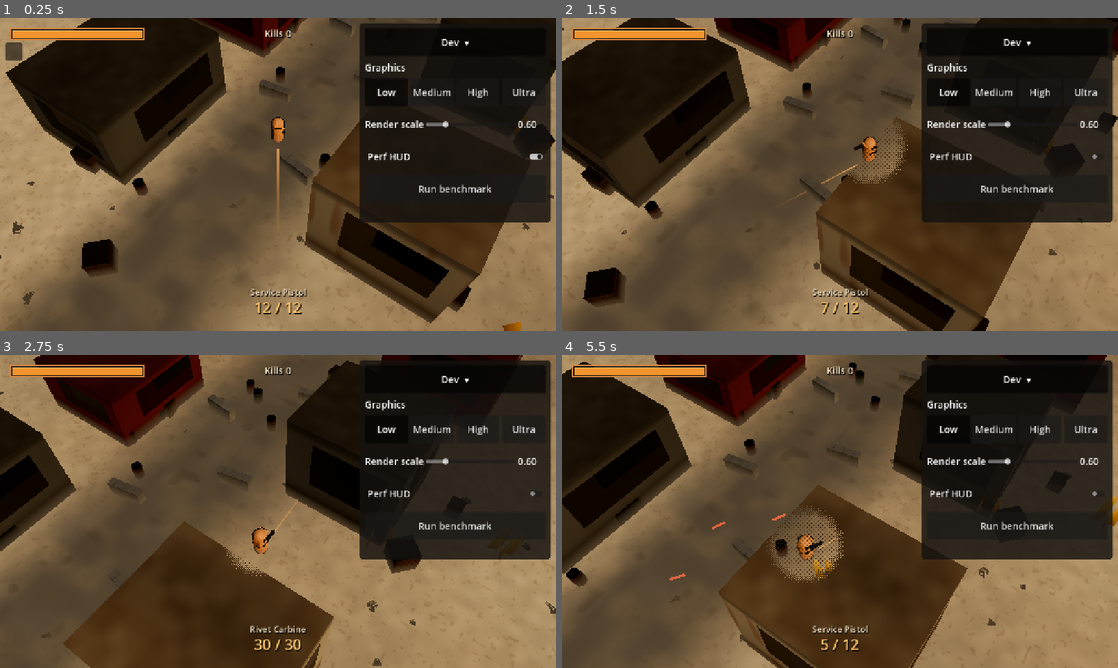
Above: before the commit, frames 1-4 (two rows, left to right).
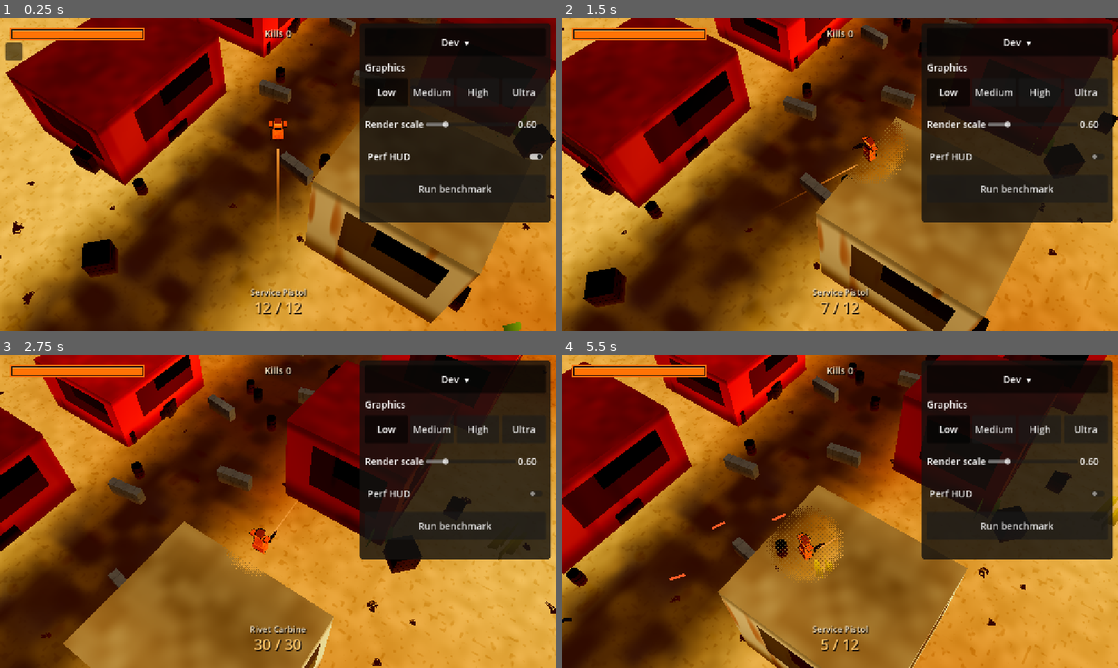
Above: after the commit, the same moments.

Repository: jimmylovnjames/fallout-shooter
Game: Godot game, scene res://src/main/main.tscn
Same seed, same stepped clock (60 frames per second), same inputs: the game is played once before the commit and once after it.
Inputs (mouse positions are in pixels of both pictures, inside the frame that each line leads up to):
- Up to frame 1 (0.25 s): no input
- Up to frame 2 (1.5 s): tap Enter at 0.5 s; move the mouse to (962, 158) at 0.52 s; press the mouse at (962, 158) at 0.53 s; hold D (move_right) 0.53-1.25 s; release the mouse at (962, 158) at 1.25 s; drag from (728, 190) to (812, 237) at 1.27 s
- Up to frame 3 (2.75 s): move the mouse to (333, 442) at 2.02 s; hold D (move_right) from 2.03 s (still down); hold Q (swap_weapon) from 2.03 s (still down)
- Up to frame 4 (5.5 s): release D (move_right) at 2.75 s; release Q (swap_weapon) at 2.75 s; drag from (812, 574) to (673, 464) at 2.77 s; move the mouse to (1006, 558) at 3.52 s; hold A (move_left) 3.53-4.25 s; tap Alt at 3.6 s; tap R (reload) at 4.15 s; drag from (673, 464) to (756, 433) at 4.27 s; move the mouse to (867, 511) at 5.02 s; hold S (move_down) from 5.03 s (still down); tap Tab at 5.1 s; click (867, 511) at 5.17 s

The runs differ from the first frame. In frame 1, 74% of the frame differs, in the area x 0-100%, y 0-100%; in frame 2, 74%; in frame 3, 75%; in frame 4, 75%.

Commit message:
Give the player and scavengers different vivid silhouettes.
The player is a wide coat, square helmet and sidearm in saturated orange.
Scavengers are a round hood, junk pack and long pipe in cyan. Sun, ground
and buildings shift to a higher-contrast palette so those shapes separate.

Co-authored-by: jimmylovnjames <jimmylovnjames@users.noreply.github.com>

Diff:
--- a/data/actors/player.tres
+++ b/data/actors/player.tres
@@ -11,5 +11,5 @@
 acceleration = 45.0
 deceleration = 60.0
 turn_speed_deg = 1080.0
-tint = Color(0.9, 0.5, 0.2, 1)
+tint = Color(1, 0.36, 0.02, 1)
 loadout = Array[StringName]([&"wpn_service_pistol", &"wpn_rivet_carbine"])
--- a/data/actors/scavenger.tres
+++ b/data/actors/scavenger.tres
@@ -11,7 +11,7 @@
 acceleration = 30.0
 deceleration = 40.0
 turn_speed_deg = 540.0
-tint = Color(0.35, 0.38, 0.33, 1)
+tint = Color(0.02, 0.62, 0.78, 1)
 loadout = Array[StringName]([&"wpn_scav_repeater"])
 sight_range_m = 18.0
 fov_deg = 140.0
--- /dev/null
+++ b/src/actors/actor_meshes.gd
@@ -0,0 +1,51 @@
+class_name ActorMeshes
+extends RefCounted
+## Stylized silhouettes for the top-down camera. Each result is ONE surface (D030).
+## Vertex alpha 1 is cloth and takes the actor tint. Alpha 0 is gear and keeps its colour:
+## warm gear lamps amber, cold gear lamps cyan (see actor.gdshader).
+
+
+static func player() -> ArrayMesh:
+	var parts: Array[Dictionary] = [
+		_box(Vector3(0.46, 0.72, 0.32), Vector3(0, 1.08, 0.02), Color(1, 1, 1, 1)),
+		_box(Vector3(0.66, 0.42, 0.4), Vector3(0, 0.5, 0.04), Color(0.92, 0.9, 0.88, 1)),
+		_box(Vector3(0.22, 0.14, 0.3), Vector3(-0.4, 1.4, 0), Color(0.82, 0.78, 0.74, 1)),
+		_box(Vector3(0.22, 0.14, 0.3), Vector3(0.4, 1.4, 0), Color(0.82, 0.78, 0.74, 1)),
+		_box(Vector3(0.34, 0.26, 0.32), Vector3(0, 1.62, -0.02), Color(0.32, 0.08, 0.02, 0)),
+		_box(Vector3(0.38, 0.1, 0.08), Vector3(0, 1.64, -0.2), Color(1, 0.42, 0.05, 0)),
+		_box(Vector3(0.4, 0.08, 0.34), Vector3(0, 1.22, -0.02), Color(0.1, 0.09, 0.08, 0)),
+		_box(Vector3(0.14, 0.16, 0.2), Vector3(-0.14, 0.1, 0.02), Color(0.08, 0.07, 0.06, 0)),
+		_box(Vector3(0.14, 0.16, 0.2), Vector3(0.14, 0.1, 0.02), Color(0.08, 0.07, 0.06, 0)),
+		_box(Vector3(0.09, 0.11, 0.42), Vector3(0.42, 1.08, -0.42), Color(0.18, 0.07, 0.03, 0)),
+		_box(Vector3(0.05, 0.05, 0.28), Vector3(0.42, 1.12, -0.72), Color(0.28, 0.12, 0.04, 0)),
+		_box(Vector3(0.08, 0.16, 0.09), Vector3(0.42, 0.94, -0.26), Color(0.14, 0.06, 0.03, 0)),
+	]
+	return MeshMerge.merge(parts)
+
+
+static func scavenger() -> ArrayMesh:
+	var parts: Array[Dictionary] = [
+		_box(Vector3(0.36, 0.62, 0.28), Vector3(0, 0.92, 0.04), Color(1, 1, 1, 1)),
+		_box(Vector3(0.48, 0.22, 0.34), Vector3(0.06, 0.48, 0.06), Color(0.7, 0.74, 0.76, 1)),
+		_sphere(0.28, Vector3(0, 1.52, 0.02), Color(0.78, 0.82, 0.84, 1)),
+		_box(Vector3(0.2, 0.06, 0.06), Vector3(0, 1.5, -0.24), Color(0.15, 0.82, 0.95, 0)),
+		_box(Vector3(0.5, 0.46, 0.3), Vector3(0, 1.12, 0.32), Color(0.45, 0.5, 0.52, 1)),
+		_box(Vector3(0.1, 0.34, 0.22), Vector3(-0.32, 1.28, 0.02), Color(0.55, 0.32, 0.12, 0)),
+		_box(Vector3(0.08, 0.08, 1.15), Vector3(0.02, 1.02, -0.62), Color(0.14, 0.13, 0.12, 0)),
+	]
+	return MeshMerge.merge(parts)
+
+
+static func _box(size: Vector3, pos: Vector3, color: Color) -> Dictionary:
+	var mesh := BoxMesh.new()
+	mesh.size = size
+	return {"mesh": mesh, "transform": Transform3D(Basis(), pos), "color": color}
+
+
+static func _sphere(radius: float, pos: Vector3, color: Color) -> Dictionary:
+	var mesh := SphereMesh.new()
+	mesh.radius = radius
+	mesh.height = radius * 2.0
+	mesh.radial_segments = 8
+	mesh.rings = 4
+	return {"mesh": mesh, "transform": Transform3D(Basis(), pos), "color": color}
--- a/src/actors/actor_visual.gd
+++ b/src/actors/actor_visual.gd
@@ -1,16 +1,21 @@
 class_name ActorVisual
 extends Node3D
-## Greybox actor body: one merged surface + outline pass, shared by every actor. Per-actor look
-## (tint, hit flash, dissolve) goes through instance uniforms, so no material is ever duplicated.
+## Actor body: one merged surface + outline pass. Player and scavenger use different meshes and
+## share one material. Tint, hit flash and dissolve are instance uniforms.
 
 signal dissolved
+
+enum Silhouette { PLAYER, SCAVENGER }
 
 const ACTOR_SHADER := preload("res://src/shaders/actor.gdshader")
 const OUTLINE_SHADER := preload("res://src/shaders/outline_hull.gdshader")
 const FLASH_DECAY_PER_S := 9.0
 
-static var _shared_mesh: ArrayMesh
+static var _player_mesh: ArrayMesh
+static var _scavenger_mesh: ArrayMesh
 static var _shared_material: ShaderMaterial
+
+@export var silhouette: Silhouette = Silhouette.SCAVENGER
 
 var _mi: MeshInstance3D
 var _tint := Color.WHITE
@@ -22,7 +27,7 @@
 func _ready() -> void:
 	_mi = MeshInstance3D.new()
 	_mi.name = "Body"
-	_mi.mesh = shared_mesh()
+	_mi.mesh = mesh_for(silhouette)
 	_mi.material_override = shared_material()
 	add_child(_mi)
 	_mi.set_instance_shader_parameter(&"tint", _tint)
@@ -83,39 +88,26 @@
 	return _shared_material
 
 
-## Capsule body (tintable), yoke, pack, amber visor, and a dark weapon along -Z (forward).
+static func mesh_for(kind: Silhouette) -> ArrayMesh:
+	match kind:
+		Silhouette.PLAYER:
+			return player_mesh()
+		_:
+			return scavenger_mesh()
+
+
+## Player silhouette. Kept so existing callers still get one outlined surface.
 static func shared_mesh() -> ArrayMesh:
-	if _shared_mesh == null:
-		var body := CapsuleMesh.new()
-		body.radius = 0.35
-		body.height = 1.8
-		body.radial_segments = 12
-		body.rings = 4
-		var yoke := BoxMesh.new()
-		yoke.size = Vector3(0.74, 0.14, 0.32)
-		var belt := BoxMesh.new()
-		belt.size = Vector3(0.7, 0.1, 0.42)
-		var pack := BoxMesh.new()
-		pack.size = Vector3(0.36, 0.42, 0.18)
-		var visor := BoxMesh.new()
-		visor.size = Vector3(0.4, 0.1, 0.12)
-		var gun := BoxMesh.new()
-		gun.size = Vector3(0.1, 0.12, 0.72)
-		var parts: Array[Dictionary] = [
-			{"mesh": body, "transform": Transform3D(Basis(), Vector3(0, 0.9, 0)), "color": Color(1, 1, 1, 1)},
-			{"mesh": yoke, "transform": Transform3D(Basis(), Vector3(0, 1.42, 0)), "color": Color(0.16, 0.15, 0.14, 0)},
-			{"mesh": belt, "transform": Transform3D(Basis(), Vector3(0, 0.98, 0)), "color": Color(0.12, 0.1, 0.09, 0)},
-			{"mesh": pack, "transform": Transform3D(Basis(), Vector3(0, 1.18, 0.3)), "color": Color(0.7, 0.66, 0.6, 1)},
-			{
-				"mesh": visor,
-				"transform": Transform3D(Basis(), Vector3(0, 1.52, -0.3)),
-				"color": Color(0.95, 0.42, 0.08, 0)
-			},
-			{
-				"mesh": gun,
-				"transform": Transform3D(Basis(), Vector3(0.32, 1.12, -0.42)),
-				"color": Color(0.16, 0.15, 0.14, 0)
-			},
-		]
-		_shared_mesh = MeshMerge.merge(parts)
-	return _shared_mesh
+	return player_mesh()
+
+
+static func player_mesh() -> ArrayMesh:
+	if _player_mesh == null:
+		_player_mesh = ActorMeshes.player()
+	return _player_mesh
+
+
+static func scavenger_mesh() -> ArrayMesh:
+	if _scavenger_mesh == null:
+		_scavenger_mesh = ActorMeshes.scavenger()
+	return _scavenger_mesh
--- a/src/actors/enemy/enemy.tscn
+++ b/src/actors/enemy/enemy.tscn
@@ -21,6 +21,7 @@
 
 [node name="Visual" type="Node3D" parent="."]
 script = ExtResource("2_visual")
+silhouette = 1
 
 [node name="Health" type="Node" parent="."]
 script = ExtResource("3_health")
--- a/src/actors/player/player.tscn
+++ b/src/actors/player/player.tscn
@@ -29,6 +29,7 @@
 
 [node name="Visual" type="Node3D" parent="."]
 script = ExtResource("2_visual")
+silhouette = 0
 
 [node name="Health" type="Node" parent="."]
 script = ExtResource("3_health")
--- a/src/shaders/actor.gdshader
+++ b/src/shaders/actor.gdshader
@@ -30,16 +30,18 @@
 	float grain = hash13(floor(obj_pos * 9.0));
 	base *= mix(0.9, 1.06, grain * cloth + (1.0 - cloth));
 	float grime = smoothstep(1.15, 0.12, obj_pos.y);
-	base = mix(base, base * vec3(0.7, 0.6, 0.48), grime * 0.4 * cloth);
+	base = mix(base, base * vec3(0.72, 0.62, 0.5), grime * 0.18 * cloth);
 	float warmth = base.r - base.b;
 	float visor = gear * smoothstep(0.2, 0.45, warmth);
+	float cold_lamp = gear * smoothstep(0.2, 0.45, -warmth);
 	ALBEDO = mix(base, vec3(1.0), hit_flash * 0.85);
-	ROUGHNESS = mix(mix(0.72, 0.4, gear), 0.25, visor);
-	METALLIC = mix(0.04, 0.62, gear) * (1.0 - visor);
+	ROUGHNESS = mix(mix(0.72, 0.4, gear), 0.22, max(visor, cold_lamp));
+	METALLIC = mix(0.04, 0.62, gear) * (1.0 - max(visor, cold_lamp));
 	SPECULAR = mix(0.3, 0.55, gear);
 	float edge = dissolve > 0.0 ? step(n, dissolve + 0.08) : 0.0;
 	float rim = pow(1.0 - clamp(dot(normalize(NORMAL), normalize(VIEW)), 0.0, 1.0), 2.6);
-	vec3 rim_col = vec3(1.0, 0.72, 0.48);
+	vec3 rim_col = vec3(1.0, 0.82, 0.45);
 	EMISSION = hit_flash * vec3(1.0, 0.85, 0.7) * 1.5 + edge * dissolve_edge * 3.0;
-	EMISSION += rim * rim_col * 0.08 + visor * vec3(1.0, 0.46, 0.1) * 0.55;
+	EMISSION += rim * rim_col * 0.1;
+	EMISSION += visor * vec3(1.0, 0.4, 0.05) * 0.85 + cold_lamp * vec3(0.15, 0.75, 1.0) * 0.9;
 }
--- a/src/shaders/ground.gdshader
+++ b/src/shaders/ground.gdshader
@@ -4,9 +4,9 @@
 #include "res://src/shaders/noise.gdshaderinc"
 render_mode cull_back, diffuse_burley, specular_schlick_ggx;
 
-uniform vec3 sand_hi : source_color = vec3(0.78, 0.66, 0.46);
-uniform vec3 sand_lo : source_color = vec3(0.4, 0.33, 0.24);
-uniform vec3 asphalt : source_color = vec3(0.14, 0.13, 0.12);
+uniform vec3 sand_hi : source_color = vec3(0.96, 0.78, 0.32);
+uniform vec3 sand_lo : source_color = vec3(0.55, 0.22, 0.1);
+uniform vec3 asphalt : source_color = vec3(0.06, 0.07, 0.1);
 uniform float road_half_width = 3.05;
 uniform float road_half_length = 46.0;
 
--- a/src/shaders/outline_hull.gdshader
+++ b/src/shaders/outline_hull.gdshader
@@ -4,8 +4,8 @@
 shader_type spatial;
 render_mode unshaded, cull_front, shadows_disabled, depth_draw_opaque;
 
-uniform vec4 outline_color : source_color = vec4(0.1, 0.06, 0.035, 1.0);
-uniform float thickness : hint_range(0.0, 0.2) = 0.028;
+uniform vec4 outline_color : source_color = vec4(0.02, 0.02, 0.03, 1.0);
+uniform float thickness : hint_range(0.0, 0.2) = 0.032;
 instance uniform float dissolve : hint_range(0.0, 1.0), instance_index(2) = 0.0;
 
 void vertex() {
--- a/src/ui/hud/hud.gd
+++ b/src/ui/hud/hud.gd
@@ -84,10 +84,10 @@
 			draw_rect(Rect2(size.x - band, band, band, size.y - band * 2.0), c)
 	var origin := Vector2(16, 16)
 	var plate := Rect2(origin, BAR_SIZE).grow(4.0)
-	draw_rect(plate, Color(0.05, 0.035, 0.025, 0.78))
-	draw_rect(plate, Color(0.9, 0.58, 0.28, 0.9), false, 1.5)
+	draw_rect(plate, Color(0.02, 0.02, 0.03, 0.88))
+	draw_rect(plate, Color(1.0, 0.45, 0.05, 1.0), false, 2.0)
 	var f := clampf(_health_shown / _health_max, 0.0, 1.0)
-	var col := Color(0.72, 0.18, 0.08) if f < 0.3 else Color(0.95, 0.58, 0.18)
+	var col := Color(0.9, 0.08, 0.12) if f < 0.3 else Color(1.0, 0.45, 0.02)
 	draw_rect(Rect2(origin, Vector2(BAR_SIZE.x * f, BAR_SIZE.y)), col)
 	if f > 0.0:
 		draw_rect(Rect2(origin, Vector2(BAR_SIZE.x * f, 3.0)), Color(1.0, 0.86, 0.55, 0.75))
--- a/src/world/environments/haze_field.gd
+++ b/src/world/environments/haze_field.gd
@@ -77,7 +77,7 @@
 		var s := rng.randf_range(0.65, 1.35)
 		var basis := Basis(Vector3.UP, rng.randf() * TAU).scaled(Vector3(s, rng.randf_range(0.7, 1.25), s))
 		xforms.append(Transform3D(basis, Vector3(x, 0.0, z)))
-		colors.append(Color(0.98, 0.82, 0.34).lerp(Color(0.78, 0.62, 0.24), rng.randf()))
+		colors.append(Color(0.98, 0.86, 0.12).lerp(Color(0.55, 0.72, 0.18), rng.randf()))
 	var mm := MultiMesh.new()
 	mm.transform_format = MultiMesh.TRANSFORM_3D
 	mm.use_colors = true
--- a/src/world/environments/sun_rig.gd
+++ b/src/world/environments/sun_rig.gd
@@ -11,14 +11,14 @@
 
 func _ready() -> void:
 	rotation_degrees = Vector3(-elevation_deg, azimuth_deg, 0.0)
-	light_color = Color(1.0, 0.9, 0.74)
-	light_energy = 1.28
+	light_color = Color(1.0, 0.95, 0.82)
+	light_energy = 1.5
 	light_specular = 0.48
 	light_indirect_energy = 1.1
 	directional_shadow_mode = DirectionalLight3D.SHADOW_ORTHOGONAL
 	directional_shadow_max_distance = 62.0
 	directional_shadow_fade_start = 0.82
-	shadow_opacity = 0.8
+	shadow_opacity = 0.92
 	shadow_blur = 1.55
 	shadow_bias = 0.035
 	shadow_normal_bias = 0.7
--- a/src/world/environments/wasteland_day.tres
+++ b/src/world/environments/wasteland_day.tres
@@ -1,12 +1,12 @@
 [gd_resource type="Environment" load_steps=3 format=3]
 
 [sub_resource type="ProceduralSkyMaterial" id="sky_mat"]
-sky_top_color = Color(0.27, 0.4, 0.62, 1)
-sky_horizon_color = Color(0.93, 0.72, 0.5, 1)
-sky_curve = 0.12
-sky_energy_multiplier = 1.05
-ground_bottom_color = Color(0.22, 0.18, 0.14, 1)
-ground_horizon_color = Color(0.75, 0.58, 0.4, 1)
+sky_top_color = Color(0.1, 0.28, 0.82, 1)
+sky_horizon_color = Color(1, 0.48, 0.12, 1)
+sky_curve = 0.15
+sky_energy_multiplier = 1.08
+ground_bottom_color = Color(0.28, 0.14, 0.06, 1)
+ground_horizon_color = Color(0.95, 0.45, 0.12, 1)
 ground_curve = 0.18
 sun_angle_max = 16.0
 sun_curve = 0.08
@@ -19,8 +19,8 @@
 background_mode = 2
 sky = SubResource("sky")
 ambient_light_source = 3
-ambient_light_sky_contribution = 0.8
-ambient_light_energy = 0.55
+ambient_light_sky_contribution = 0.65
+ambient_light_energy = 0.38
 tonemap_mode = 4
 tonemap_exposure = 1.0
 tonemap_white = 8.0
@@ -31,14 +31,14 @@
 glow_hdr_threshold = 1.35
 glow_blend_mode = 2
 fog_enabled = true
-fog_light_color = Color(0.78, 0.68, 0.52, 1)
-fog_sun_scatter = 0.18
-fog_density = 0.00035
-fog_aerial_perspective = 0.22
-fog_sky_affect = 0.25
-fog_height = 0.9
-fog_height_density = 0.16
+fog_light_color = Color(0.95, 0.55, 0.22, 1)
+fog_sun_scatter = 0.22
+fog_density = 0.0002
+fog_aerial_perspective = 0.1
+fog_sky_affect = 0.15
+fog_height = 0.6
+fog_height_density = 0.08
 adjustment_enabled = true
-adjustment_brightness = 1.02
-adjustment_contrast = 1.08
-adjustment_saturation = 0.94
+adjustment_brightness = 1.04
+adjustment_contrast = 1.16
+adjustment_saturation = 1.22
--- a/src/world/proving_grounds/arena_builder.gd
+++ b/src/world/proving_grounds/arena_builder.gd
@@ -4,10 +4,10 @@
 ## static colliders. Repeated props are batched (one MultiMesh each) per the draw-call rules.
 
 const _WALL_TONES: Array[Color] = [
-	Color(0.74, 0.69, 0.6),
-	Color(0.34, 0.32, 0.3),
-	Color(0.58, 0.3, 0.16),
-	Color(0.52, 0.5, 0.46),
+	Color(0.93, 0.88, 0.72),
+	Color(0.1, 0.11, 0.14),
+	Color(0.9, 0.28, 0.06),
+	Color(0.78, 0.42, 0.1),
 ]
 
 
--- a/tests/unit/test_mesh_merge.gd
+++ b/tests/unit/test_mesh_merge.gd
@@ -24,5 +24,7 @@
 
 
 func test_actor_mesh_is_one_surface() -> void:
-	assert_eq(ActorVisual.shared_mesh().get_surface_count(), 1, "one draw (+outline) per actor")
+	assert_eq(ActorVisual.player_mesh().get_surface_count(), 1, "one draw (+outline) per actor")
+	assert_eq(ActorVisual.scavenger_mesh().get_surface_count(), 1, "scavenger is one surface too")
+	assert_ne(ActorVisual.player_mesh().get_faces().size(), ActorVisual.scavenger_mesh().get_faces().size())
 	assert_not_null(ActorVisual.shared_material().next_pass, "outline pass")
Not shown, added: src/actors/actor_meshes.gd.uid
Not shown, changed: docs/DECISIONS.md
